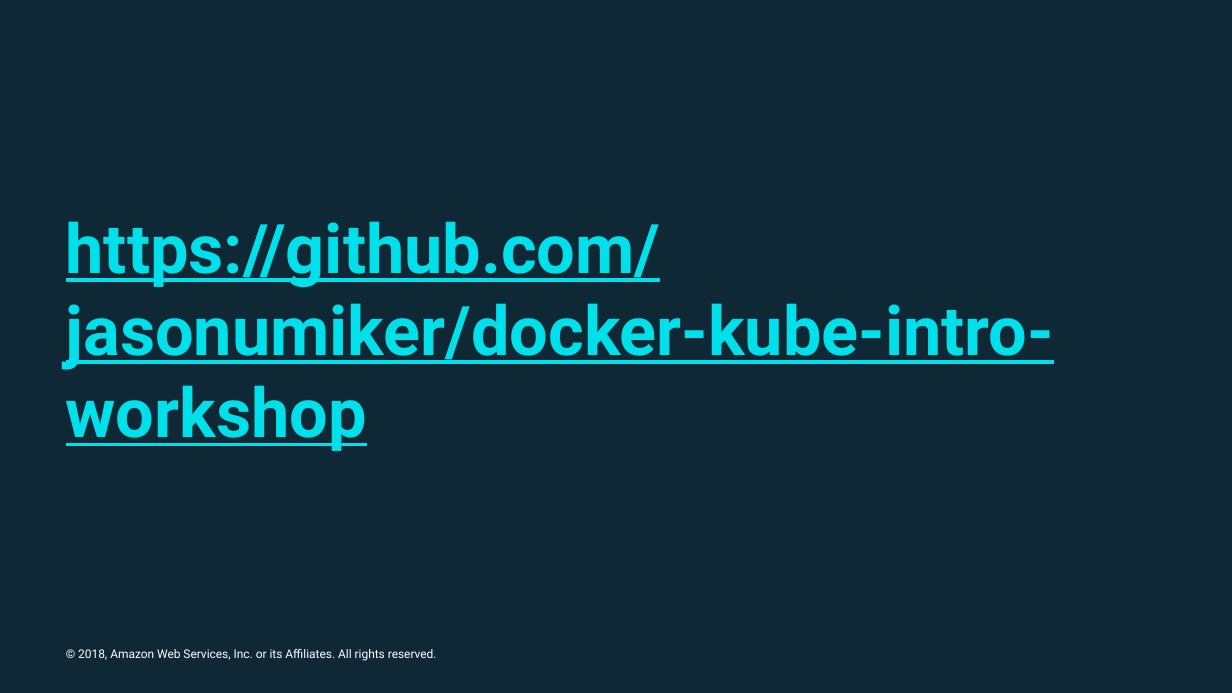
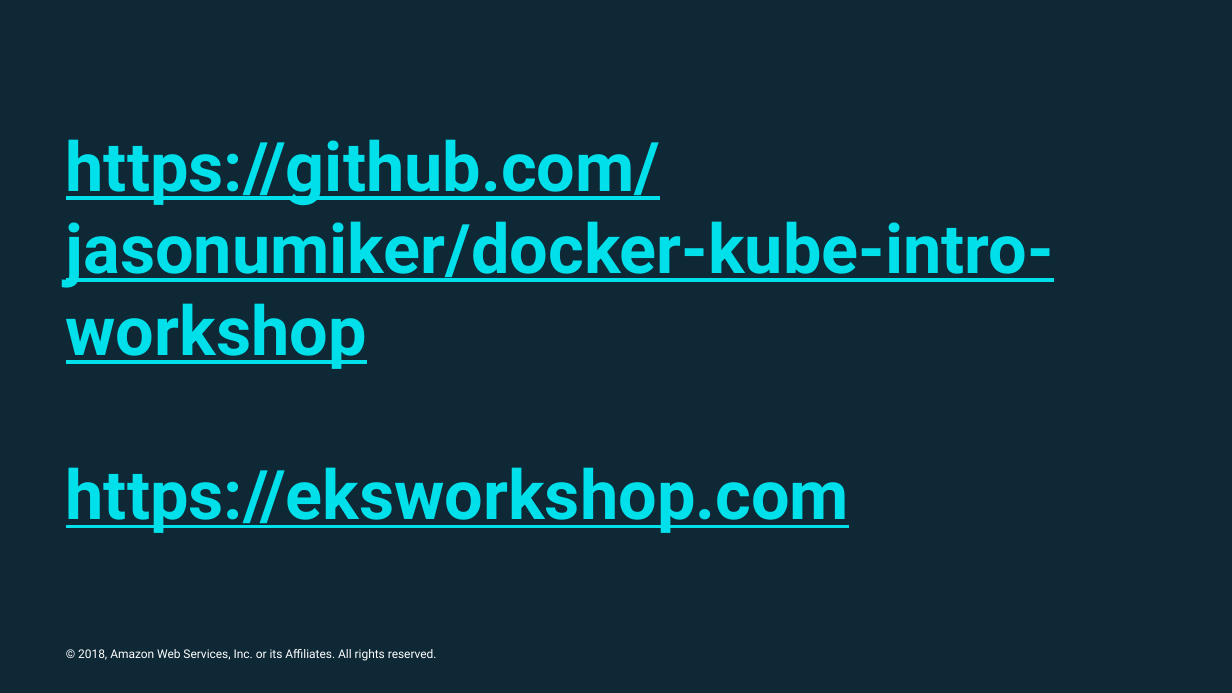
Before and after one commit to jasonumiker/docker-kube-intro-workshop, a slide deck: slide 21 of Intro to Docker and Kubernetes.pptx (slide 19 before the commit). Drawn at 1232x693 pixels with LibreOffice and Linux fonts; fonts in the diff are those of the drawing; background and template pictures are left out. Boxes give left, top, right and bottom in pixels: in the first picture for what was removed or moved away, otherwise in the second. Text is boxed around its words. In the diff, an @@ line names an element or a change of style, - is before the commit and + after.

Commit message:
Refactored to use EKS Workshop instructions

```diff
--- a/Intro to Docker and Kubernetes.pptx
+++ b/Intro to Docker and Kubernetes.pptx
@@ title at (66,139,1054,533): text changed @@
-https://github.com/jasonumiker/docker-kube-intro-workshop
+https://github.com/jasonumiker/docker-kube-intro-workshop
+https://eksworkshop.com
```
Also in this commit, not shown: 3 other slides changed, 4 slides added, 2 slides removed, 1 other file.
